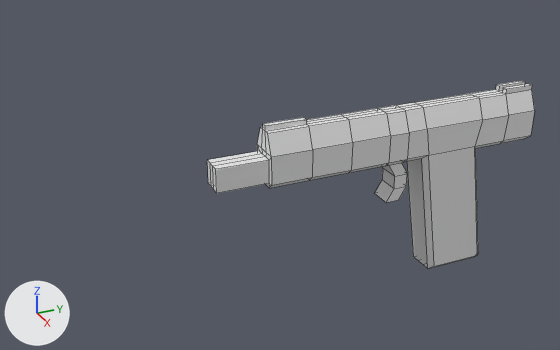
An edit to the Blender file res/meshes/items/pistol.blend, drawn before and after from the same camera.
Rendered twice from a 50 mm camera at (0.592, -0.455, 0.244) aimed at (-0.023, -0.179, -0.063). Lighting does not change. The marker at lower left points along +X, +Y and +Z. The first picture is the older version. Mesh edges are drawn as thin lines.

The scene before the commit, as lines of its bpy script (objects in view):
```python
me_cube = bpy.data.meshes.new('Cube')
me_cube.from_pydata(...)  # 164 vertices, 158 faces; spans x -0.016..0.016, y -0.255..0.088, z -0.187..0.0
# before: 21 (0.011, -0.255, -0.052) at pixel (216, 193), 22 (-0.011, -0.255, -0.052) at pixel (208, 183), 23 (0.011, -0.255, -0.029) at pixel (215, 169), 24 (-0.011, -0.255, -0.029) at pixel (207, 159), 116 (0.004, -0.255, -0.052) at pixel (213, 189)
# before: 117 (-0.004, -0.255, -0.052) at pixel (211, 186), 118 (0.004, -0.255, -0.029) at pixel (212, 166), 119 (-0.004, -0.255, -0.029) at pixel (210, 163)
ob_cube = bpy.data.objects.new('Cube', me_cube)
ob_cube.location = (0.0, 0.0, 0.0)
```
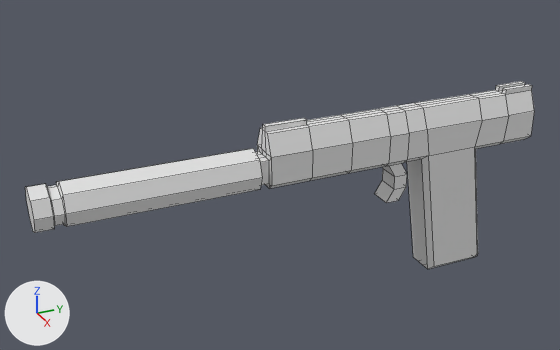
The change, as a list of edits to the scene's bpy script:
```text
Change me_cube:
    used by ob_cube; location = (0.0, 0.0, 0.0)
    verts and faces of me_cube; kept vertices keep their numbers, new ones are numbered from 164
    remove me_cube.from_pydata(...)  # 164 vertices, 158 faces; spans x -0.016..0.016, y -0.255..0.088, z -0.187..0.0
    add me_cube.from_pydata(...)  # 212 vertices, 200 faces; spans x -0.02..0.02, y -0.41..0.088, z -0.188..0.0
    me_cube part 1: a new loose piece of 48 vertices spanning x -0.02..0.02, y -0.41..-0.215, z -0.061..-0.021
    me_cube part 2
    add for i in [*range(21, 25), *range(116, 120)]: verts[i] += (0.0, 0.04, -0.001)
```

Boxes (x1, y1, x2, y2) around the edits, measured in the pictures (560 x 350 px; the box of a moved part takes in the faces that stretch with it):
'Cube', reshaped (55% wider)
    before: (207, 81, 535, 269)
    after: (25, 81, 534, 269)
part 1 of me_cube, added
    after: (25, 149, 262, 233)
part 2 of me_cube, moved or reshaped (mostly hidden afterwards)
    before: (207, 151, 269, 193)
    after: (256, 152, 269, 185)
